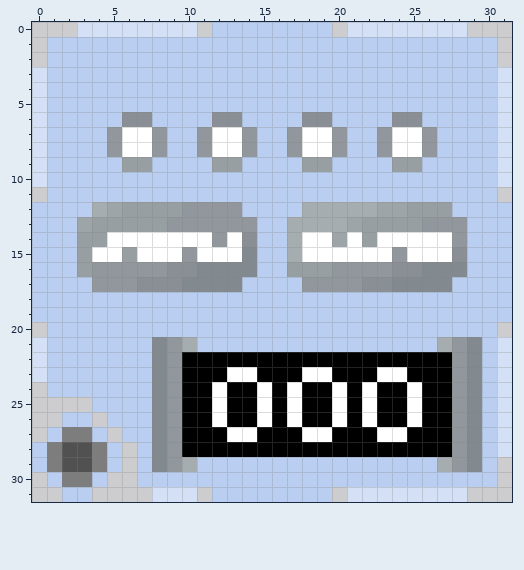
Two versions of one pixel-art sprite, Icons/Mastermind Restricted.png. That is the earlier state.
The file is 32x32 pixels. Colours within 5 levels of each other are drawn and written as one.
New version:
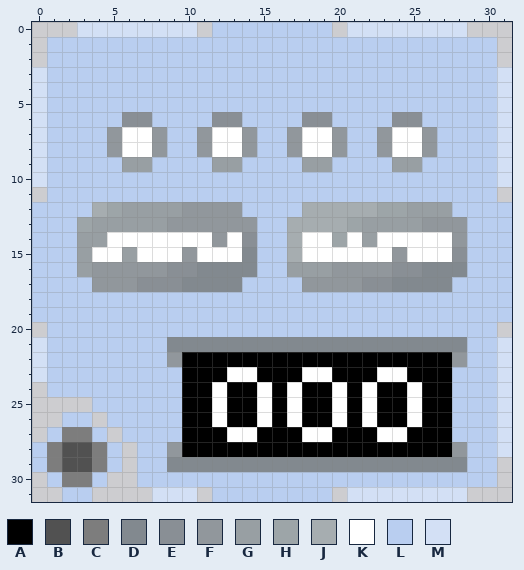
Palette (. is transparent): A #000000  B #515151  C #7d7d7d  D #82898f  E #898f95  F #91979c  G #989fa3  H #9da5a8  J #a6adb0  K #ffffff  L #b9cef0  M #d3e0f5
Changes in this commit:
@@ x 0..31 @@
 20 .LLLLLLLLLLLLLLLLLLLLLLLLLLLLLL.
-21 MLLLLLLLDFJLLLLLLLLLLLLLLLLJFDLM
-22 MLLLLLLLDFAAAAAAAAAAAAAAAAAAFDLM
-23 MLLLLLLLDFAAAKKAAAKKAAAKKAAAFDLM
-24 .LLLLLLLDFAAKAAKAKAAKAKAAKAAFDLM
-25 ....LLLLDFAAKAAKAKAAKAKAAKAAFDLM
-26 ..LL.LLLDFAAKAAKAKAAKAKAAKAAFDLM
-27 .LCCL.LLDFAAAKKAAAKKAAAKKAAAFDLM
-28 LCBBCL.LDFAAAAAAAAAAAAAAAAAAFDLM
-29 LCBBCL.LDFJLLLLLLLLLLLLLLLLJFDL.
+21 MLLLLLLLLDDDDDDDDDDDDDDDDDDDDLLM
+22 MLLLLLLLLFAAAAAAAAAAAAAAAAAAFLLM
+23 MLLLLLLLLLAAAKKAAAKKAAAKKAAALLLM
+24 .LLLLLLLLLAAKAAKAKAAKAKAAKAALLLM
+25 ....LLLLLLAAKAAKAKAAKAKAAKAALLLM
+26 ..LL.LLLLLAAKAAKAKAAKAKAAKAALLLM
+27 .LCCL.LLLLAAAKKAAAKKAAAKKAAALLLM
+28 LCBBCL.LLFAAAAAAAAAAAAAAAAAAFLLM
+29 LCBBCL.LLDDDDDDDDDDDDDDDDDDDDLL.
 30 .LCCL..LLLLLLLLLLLLLLLLLLLLLLLL.
Pixel boxes of the changes (left, top, right, bottom) in both pictures:
changed: (152, 337, 482, 472)
